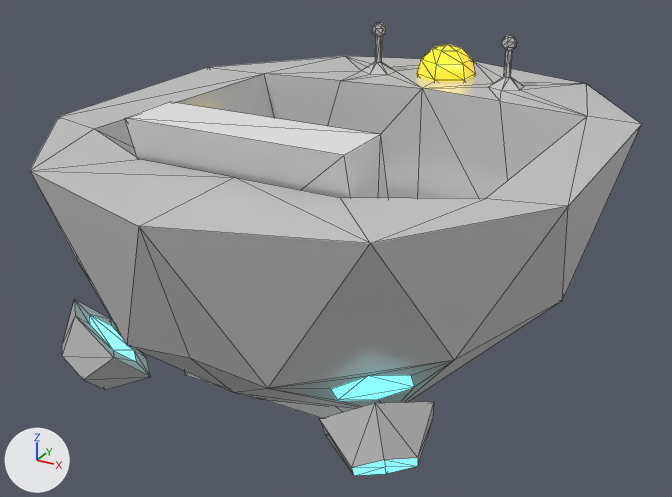
The glTF model models/pod.glb as it was, and as the next commit left it.
Rendered twice from a 50 mm camera at (1.0, -1.932, 1.312) aimed at (-0.022, -0.074, 0.383). The lights are fixed; the arrows at lower left show +X, +Y and +Z. Mesh edges are drawn as thin lines. Vertices at the same position are counted once.

The first picture shows 'Seat', 'Time Pod'.
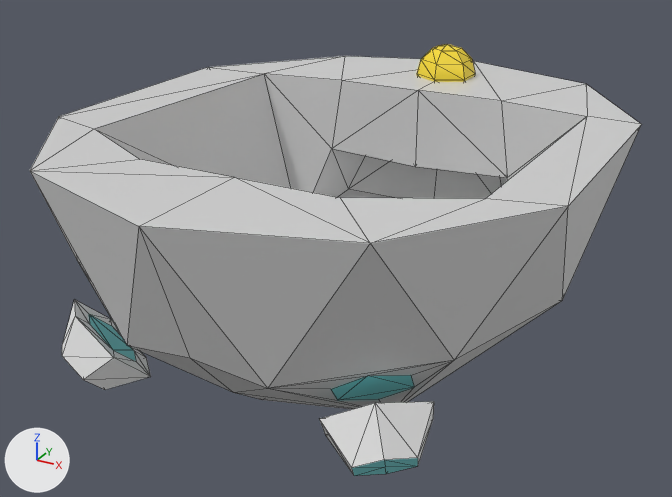
Location of each change, [x1, y1, x2, y2] in pixels of the pictures (672 x 497 px):
'Time Pod', recoloured, reshaped: before [30, 22, 641, 476]; after [30, 44, 641, 476]
'Seat', deleted: before [125, 102, 389, 418]
part 1 of me_plane_004, cut back: before [264, 22, 587, 199]; after [264, 56, 587, 199]
part 2 of me_plane_004, recoloured: [89, 314, 418, 476] in both
part 3 of me_plane_004, recoloured: [417, 44, 475, 82] in both

The change, as a list of edits to the scene's bpy script:
```text
Change mat_metal:
    where n0 = _N.new('ShaderNodeBsdfPrincipled'); n0.name = 'Principled BSDF'
    remove n0.inputs[0].default_value = (0.68, 0.68, 0.68, 1.0)  # 'Base Color', light grey #d7d7d7
    n0.inputs[1].default_value: 0.241 -> 0.0818  # 'Metallic'
    n0.inputs[2].default_value: 0.168 -> 0.445  # 'Roughness'
    add n2 = _N.new('ShaderNodeVertexColor'); n2.name = 'Color Attribute'
    add _L.new(n2.outputs[0], n0.inputs[0])  # 'Color' to 'Base Color'
Change me_plane_004:
    used by ob_time_pod; location = (0.0, 0.0, 0.0)
    remove me_plane_004.from_pydata(...)  # 257 vertices, 490 faces; spans x -0.61..0.61, y -0.81..0.75, z 0.07..0.83
    add me_plane_004.from_pydata(...)  # 188 vertices, 352 faces; spans x -0.61..0.61, y -0.81..0.75, z 0.07..0.78
    me_plane_004 part 1
    79 vertices are removed from x -0.24..0.24, y 0.37..0.55, z 0.69..0.83
    168 faces are deleted
    10 vertices are added at x -0.27..0.27, y 0.34..0.52, z 0.31..0.69
    30 new faces join them
    me_plane_004 part 2: 56 faces spanning x -0.44..0.44, y -0.66..0.53, z 0.17..0.39 switch from mat_repulsors (cyan #7ee4e7) to mat_metal
    me_plane_004 part 3: 60 faces spanning x -0.07..0.07, y 0.45..0.62, z 0.62..0.78 switch from mat_orb (yellow #ffe135) to mat_metal
Remove ob_seat:
    ob_seat = bpy.data.objects.new('Seat', me_cube)
    ob_seat.location = (0.0, 0.0, 0.0)
```
